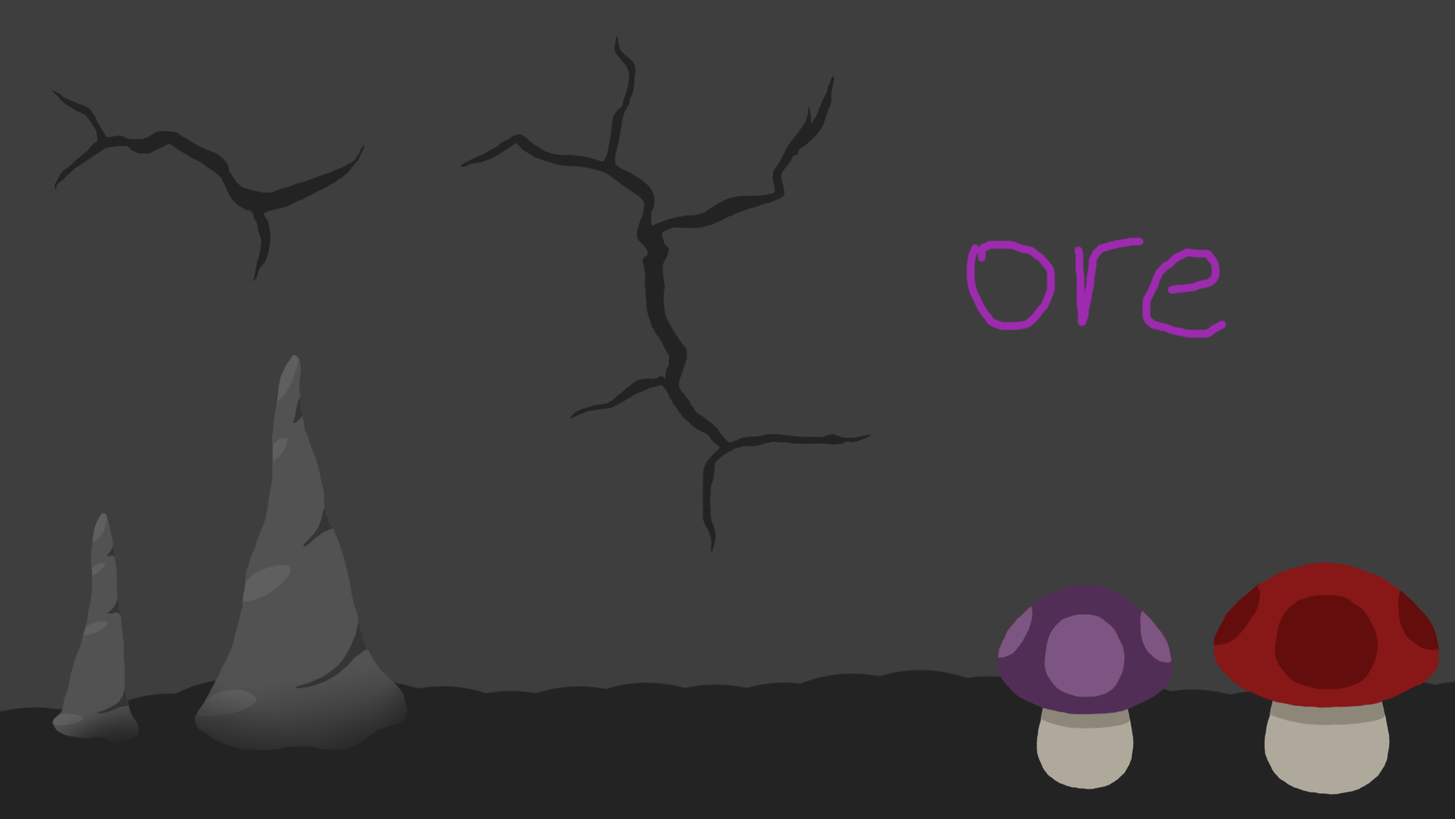
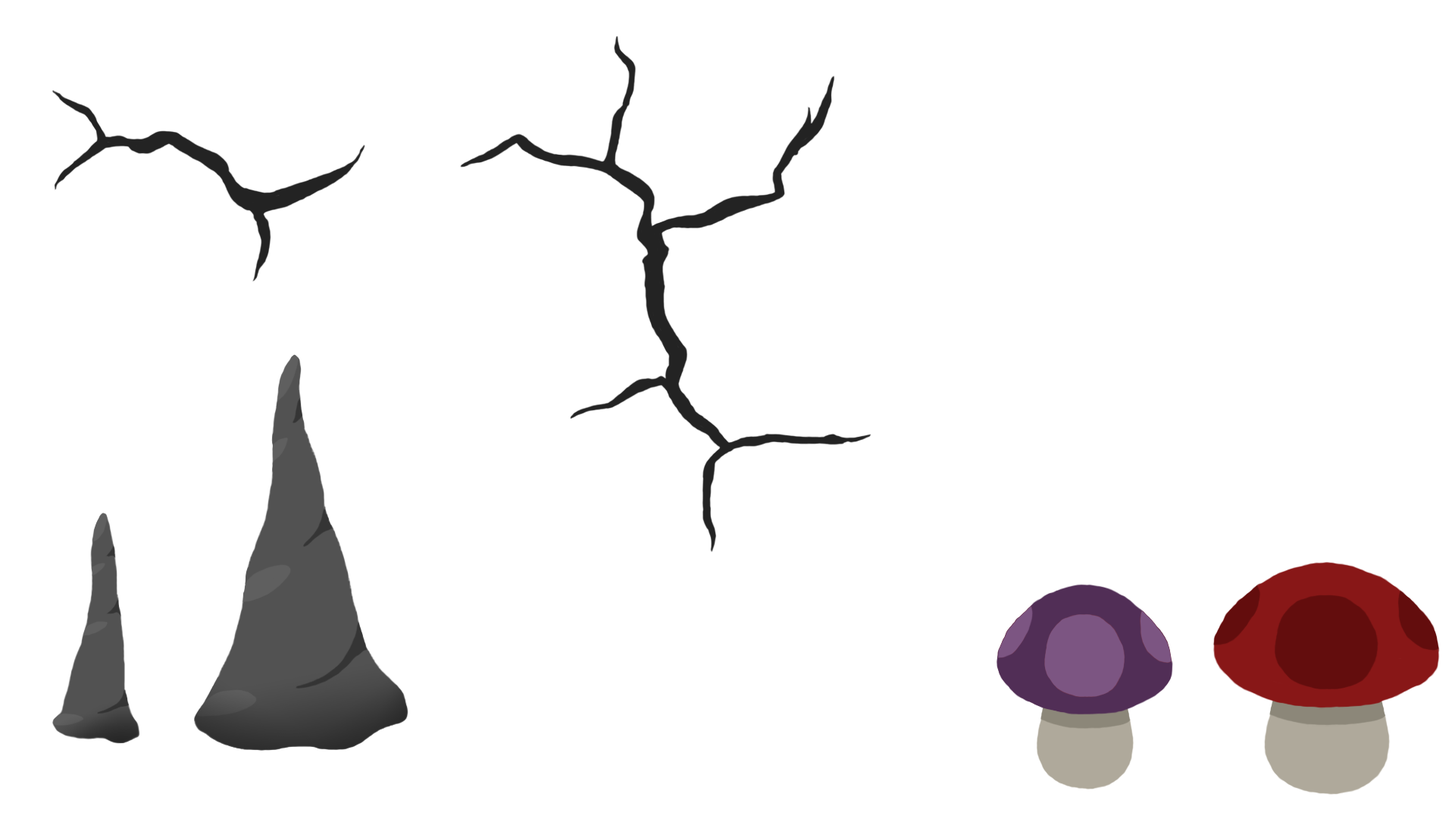
Layered file, before and after one edit (w=1455, h=819). Changes by layer:
hid "Layer 12" over [965, 236, 1228, 339]
hid "Layer 0" over [0, 0, 1455, 819]
